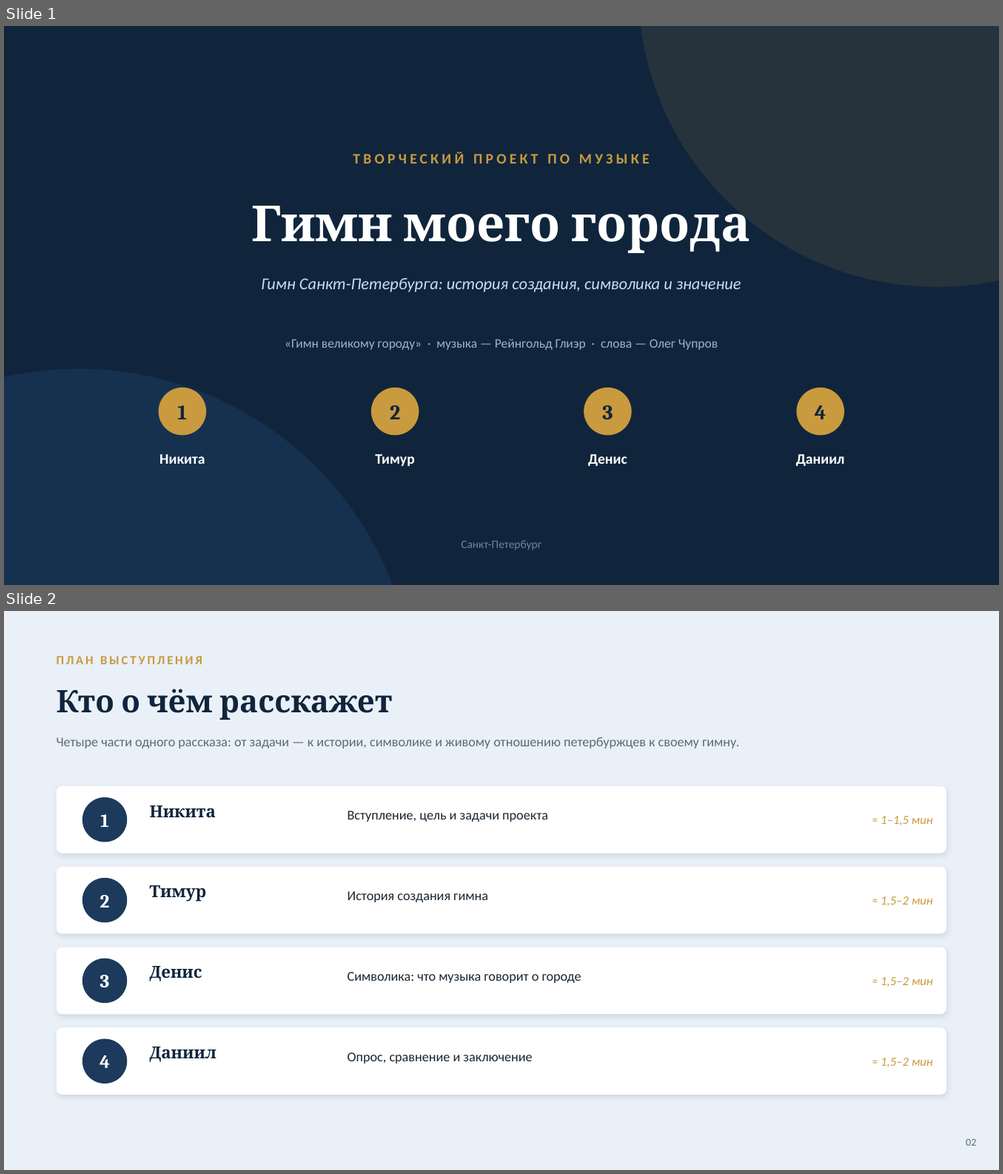
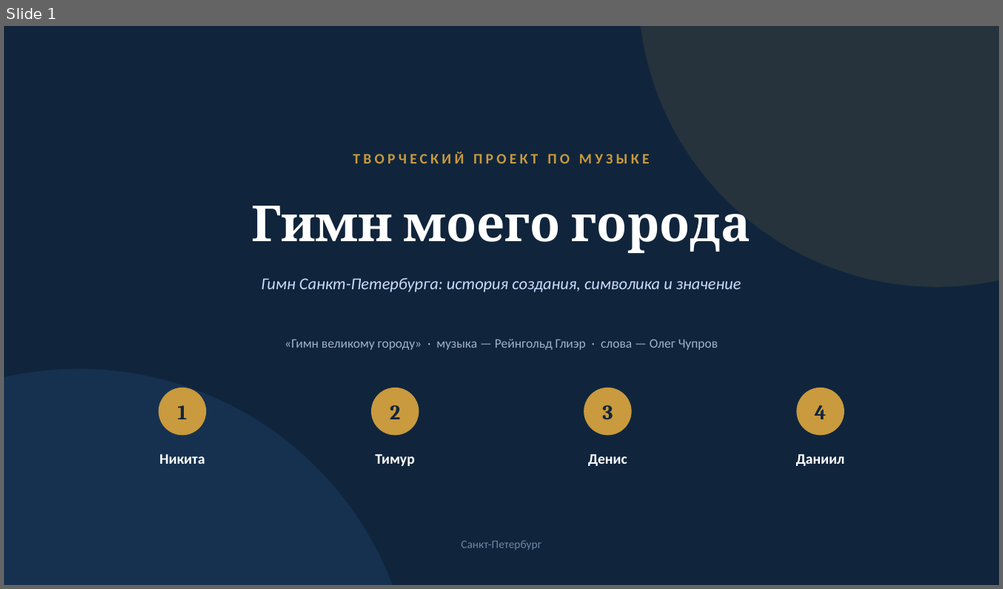
Before and after one commit to zxcozonofficial-dev/fluxtrap, a slide deck: Гимн_Санкт-Петербурга_презентация.pptx. Shown one above the other, each under a label of ours: slides 1 and 2 before the commit, slide 1 after it. The pictures are 1003x1174 and 1003x589 pixels, drawn with LibreOffice and Linux fonts; fonts in the diff are those of the drawing. Boxes give left, top, right and bottom in pixels: in the first picture for what was removed or moved away, otherwise in the second. Text is boxed around its words. In the diff, an @@ line names an element or a change of style, - is before the commit and + after.

```diff
--- a/Гимн_Санкт-Петербурга_презентация.pptx
+++ b/Гимн_Санкт-Петербурга_презентация.pptx
@@ slide 2 removed at box(4, 611, 999, 1170), background #EAF0F7 @@
@@ text removed at box(57, 656, 202, 664) @@
-ПЛАН ВЫСТУПЛЕНИЯ
@@ text removed at box(57, 689, 392, 720) @@
-Кто о чём расскажет
@@ text removed at box(57, 737, 739, 749) @@
-Четыре части одного рассказа: от задачи — к истории, символике и живому отношению петербуржцев к своему гимну.
@@ rounded rectangle removed at box(57, 786, 946, 854) @@
@@ ellipse removed at box(82, 797, 127, 843) @@
@@ text removed at box(150, 806, 216, 818) @@
-Никита
@@ text removed at box(100, 815, 109, 827) @@
-1
@@ text removed at box(347, 811, 548, 822) @@
-Вступление, цель и задачи проекта
@@ text removed at box(880, 816, 933, 826) @@
-≈ 1–1,5 мин
@@ rounded rectangle removed at box(57, 867, 946, 934) @@
@@ ellipse removed at box(82, 878, 127, 923) @@
@@ text removed at box(100, 895, 110, 908) @@
-2
@@ text removed at box(150, 886, 207, 902) @@
-Тимур
@@ text removed at box(347, 891, 488, 903) @@
-История создания гимна
@@ text removed at box(880, 897, 933, 906) @@
-≈ 1,5–2 мин
@@ rounded rectangle removed at box(57, 948, 946, 1014) @@
@@ ellipse removed at box(82, 959, 127, 1003) @@
@@ text removed at box(100, 975, 110, 988) @@
-3
@@ text removed at box(150, 966, 202, 982) @@
-Денис
@@ text removed at box(347, 972, 581, 983) @@
-Символика: что музыка говорит о городе
@@ text removed at box(880, 977, 933, 987) @@
-≈ 1,5–2 мин
@@ rounded rectangle removed at box(57, 1028, 946, 1095) @@
@@ ellipse removed at box(82, 1039, 127, 1084) @@
@@ text removed at box(150, 1047, 216, 1062) @@
-Даниил
@@ text removed at box(347, 1053, 532, 1064) @@
-Опрос, сравнение и заключение
@@ text removed at box(99, 1056, 110, 1068) @@
-4
@@ text removed at box(880, 1058, 933, 1068) @@
-≈ 1,5–2 мин
@@ text removed at box(965, 1139, 976, 1146) @@
-02
```
Also in this commit, not shown: 6 slides changed, 1 other file.
